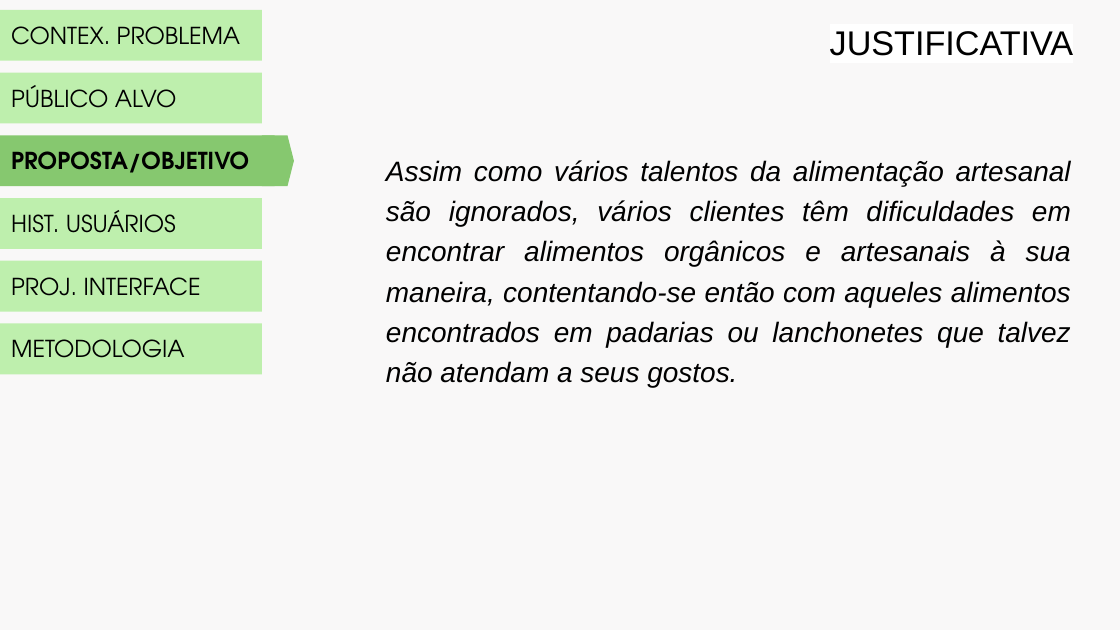
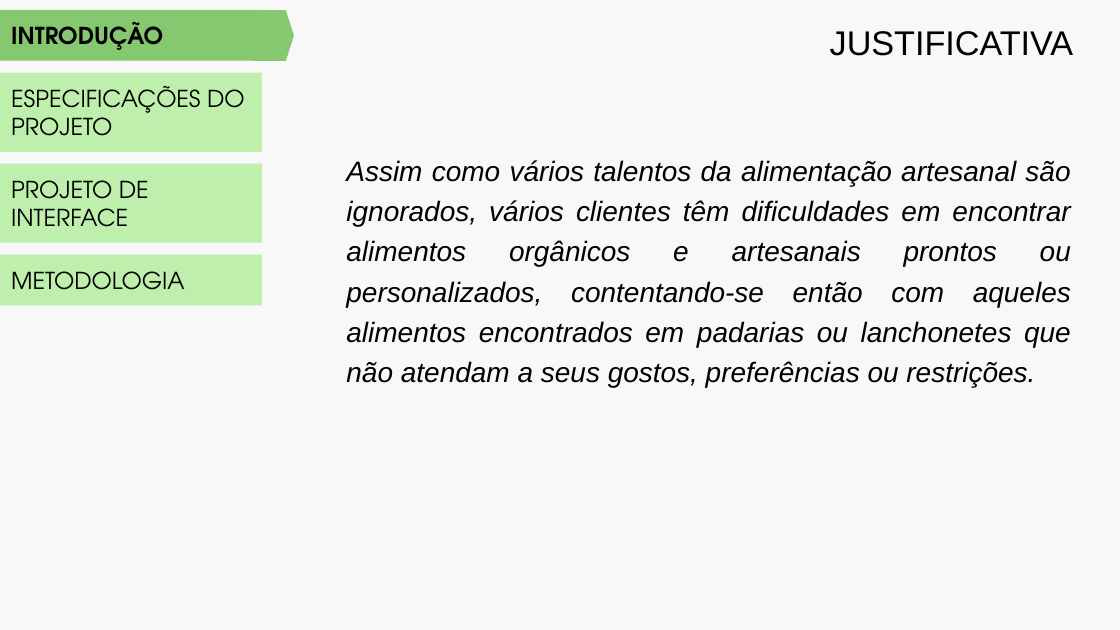
Before and after one commit to PSG-TIAPN-2022-1/psg-tiapn-2023-1-minha-avo-que-fez, a slide deck: slide 4 of docs/apresentacao/LANCHES DA VOVÓ.pptx (slide 11 before the commit). Drawn at 1120x630 pixels with LibreOffice and Linux fonts; fonts in the diff are those of the drawing. Boxes give left, top, right and bottom in pixels: in the first picture for what was removed or moved away, otherwise in the second. Text is boxed around its words. In the diff, an @@ line names an element or a change of style, - is before the commit and + after.

```diff
--- a/docs/apresentacao/LANCHES DA VOVÓ.pptx
+++ b/docs/apresentacao/LANCHES DA VOVÓ.pptx
@@ rectangle "INTRODUÇÃO" at [0, 10, 262, 60]: fill #BEEFAD to #86C86F @@
@@ text in rectangle at [11, 22, 163, 50]: text changed; bold on @@
-CONTEX. PROBLEMA
+INTRODUÇÃO
@@ flow chart offpage connector: place and size @@
-flow chart offpage connector at [262, 136, 295, 186]
+flow chart offpage connector at [254, 11, 294, 61]
@@ rectangle removed at [0, 73, 262, 123] @@
-PÚBLICO ALVO
@@ rectangle added at [0, 73, 262, 152], fill #BEEFAD, 15 pt, text #000000 @@
+ESPECIFICAÇÕES DO PROJETO
@@ rectangle removed at [0, 136, 274, 186] @@
-PROPOSTA/OBJETIVO
@@ rectangle added at [0, 164, 262, 243], fill #BEEFAD, 15 pt, text #000000 @@
+PROJETO DE INTERFACE
@@ text at [346, 160, 1071, 387]: text changed @@
-Assim como vários talentos da alimentação artesanal são ignorados, vários clientes têm dificuldades em encontrar alimentos orgânicos e artesanais à sua maneira, contentando-se então com aqueles alimentos encontrados em padarias ou lanchonetes que talvez não atendam a seus gostos.
+Assim como vários talentos da alimentação artesanal são ignorados, vários clientes têm dificuldades em encontrar alimentos orgânicos e artesanais prontos ou personalizados, contentando-se então com aqueles alimentos encontrados em padarias ou lanchonetes que não atendam a seus gostos, preferências ou restrições.
@@ rectangle removed at [0, 198, 262, 249] @@
-HIST. USUÁRIOS
@@ rectangle "METODOLOGIA": place and size @@
-rectangle "METODOLOGIA" at [0, 324, 262, 374]
+rectangle "METODOLOGIA" at [0, 254, 262, 305]
@@ rectangle removed at [0, 261, 262, 311] @@
-PROJ. INTERFACE
```
Also in this commit, not shown: 7 other slides changed, 11 slides added, 8 slides removed.
